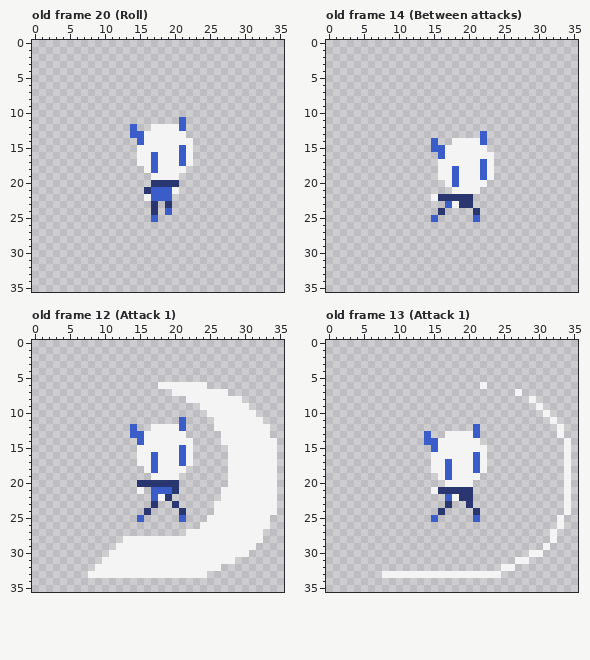
Two states of a pixel-art file, Artwork/TinyDemon.aseprite. The picture above was drawn from the file before the commit.
36x36 pixels, 25 frames. Shown: old frame 20 (Roll), old frame 14 (Between attacks), old frame 12 (Attack 1), old frame 13 (Attack 1). The commit also changed other frames, which this record leaves out.
And afterwards:
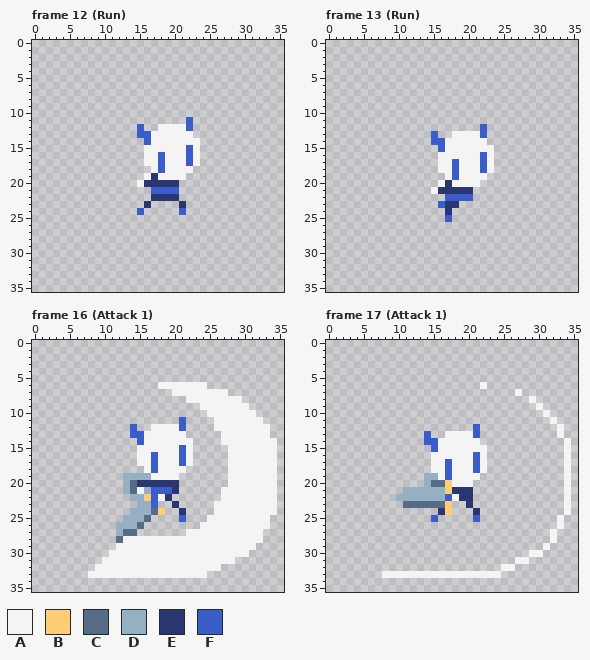
Palette (. is transparent): A #f4f4f4  B #ffcd75  C #566c86  D #94b0c2  E #29366f  F #3b5dc9
A new or re-ordered frame is compared with the old frame closest to it.
Change:
frames 25 -> 50
layer "Shield(behind)" added
layer "Demon" added
layer "Sword(front)" added
layer "Layer 1" removed
--- frame 12 (Run) is new; against old frame 20 (Roll)
@@ x 12..25 @@
 10 ..............
-11 .........F....
-12 ..F..AAAAF....
-13 ..FFAAAAAA....
-14 ...FAAAAAAA...
-15 ...AAAAAAFA...
-16 ...AAFAAAFA...
-17 ...AAFAAAFA...
-18 ....AFAAAA....
-19 .....AAAA.....
-20 .....EEEE.....
-21 ....EFFFA.....
-22 ....AFFF......
-23 .....E.E......
-24 .....E.F......
-25 .....F........
+11 ..........F...
+12 ...F..AAAAF...
+13 ...FFAAAAAA...
+14 ....FAAAAAAA..
+15 ....AAAAAAFA..
+16 ....AAFAAAFA..
+17 ....AAFAAAFA..
+18 .....AFAAAA...
+19 ....AEAAAA....
+20 ...AEEEEE.....
+21 .....FFFF.....
+22 .....EEEE.....
+23 ....E....E....
+24 ...F.....F....
+25 ..............
 26 ..............
--- frame 13 (Run) is new; against old frame 14 (Between attacks)
@@ x 13..25 @@
 11 .............
-12 .............
-13 .........F...
-14 ..F..AAAAF...
-15 ..FFAAAAAA...
-16 ...FAAAAAAA..
-17 ...AAAAAAFA..
+12 .........F...
+13 ..F..AAAAF...
+14 ..FFAAAAAA...
+15 ...FAAAAAAA..
+16 ...AAAAAAFA..
+17 ...AAFAAAFA..
 18 ...AAFAAAFA..
-19 ...AAFAAAFA..
-20 ....AFAAAA...
-21 .....AAAA....
-22 ..AEEEEE.....
-23 ....FAEE.....
-24 ...E....E....
-25 ..F.....F....
+19 ....AFAAAA...
+20 ...AEAAAA....
+21 ..AEEEEE.....
+22 ....FFFF.....
+23 ...FEE.......
+24 ....E........
+25 ....F........
 26 .............
--- frame 16 (Attack 1) against old frame 12 (Attack 1), layers "Sword(front)", "Shield(behind)"
@@ x 10..20 @@
 18 ......AFAAA
-19 .......AAAA
-20 .....EEEEEE
-21 .....A.FFFE
-22 .......FAE.
-23 .......E..E
-24 ......E....
-25 .....F.....
-26 ...........
-27 ...........
-28 ...AAAAAAAA
+19 ...DDDDAAAA
+20 ...DCEEEEEE
+21 ...DCADFFFE
+22 ....DDBFAE.
+23 .....DDF..E
+24 ....DDDCB..
+25 ...DDDC....
+26 ..DDDC.....
+27 ..DCC......
+28 ..CAAAAAAAA
 29 ..AAAAAAAAA
--- frame 17 (Attack 1) against old frame 13 (Attack 1), layers "Sword(front)", "Shield(behind)"
@@ x 8..19 @@
 18 .......AAFAA
-19 ........AFAA
-20 .........AAA
-21 .......AEEEE
-22 .........FAE
-23 .........E..
-24 ........E...
+19 ......DDAFAA
+20 ......DCCBAA
+21 ...DDDDDDBEE
+22 ..DDDDDDDFAE
+23 ...CCCCCCB..
+24 ........EB..
 25 .......F....
